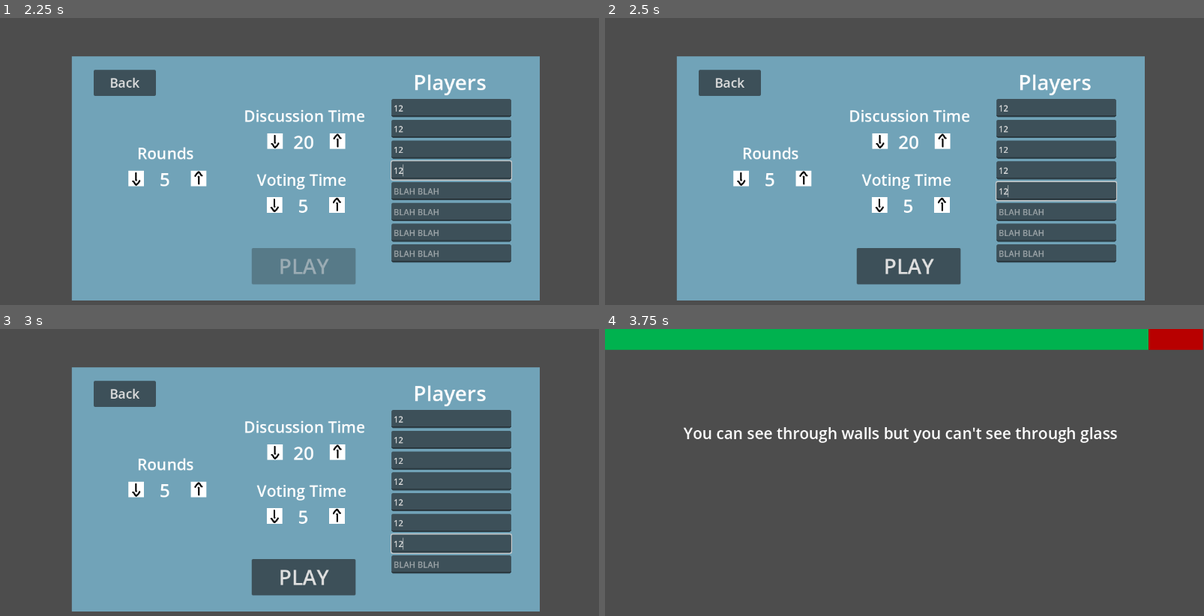
Above: before the commit, frames 1-4 (two rows, left to right).
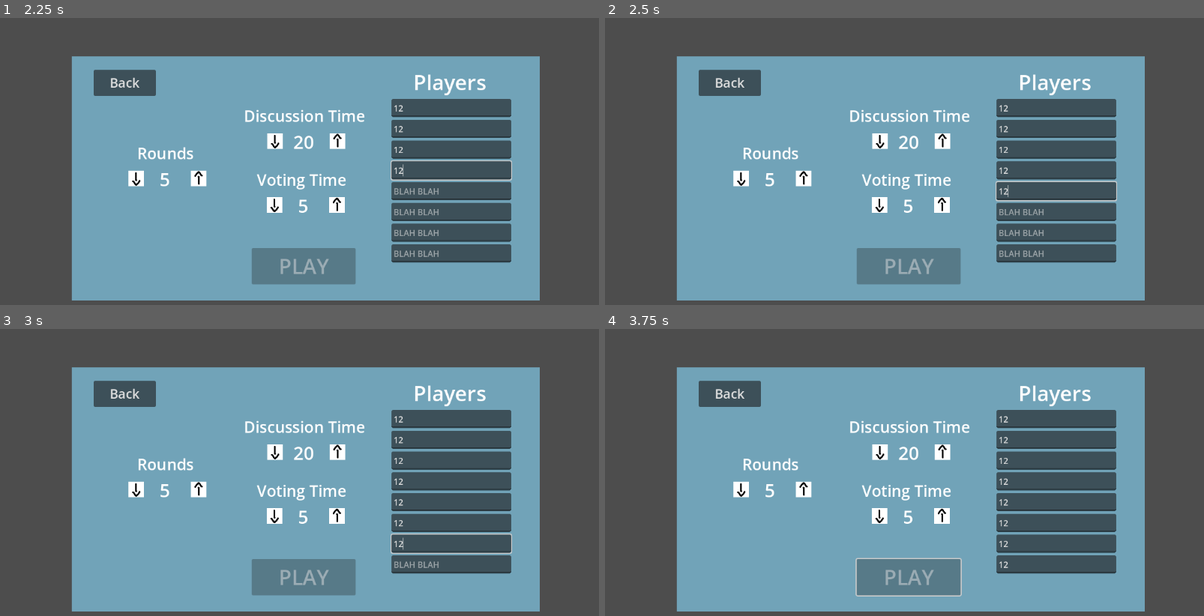
Above: after the commit, the same moments.

Repository: Beepered/WouldYouPressTheButton-Special
Game: Godot game, scene res://scenes/main_menu.tscn
Two runs of this game, one before a commit and one after it. Both use one fixed random seed, a clock stepped at 60 frames per second and the inputs below.
Inputs (mouse positions are in pixels of both pictures, inside the frame that each line leads up to):
- Up to frame 1 (2.25 s): click "Play" at 0.5 s; click (449, 106) at 1.27 s; type "12" at 1.35 s; click (449, 129) at 1.5 s; type "12" at 1.58 s; click (449, 150) at 1.73 s; type "12" at 1.82 s; click (449, 170) at 2.02 s; type "12" at 2.1 s
- Up to frame 2 (2.5 s): click (1054, 190) at 2.25 s; type "12" at 2.33 s; click (1054, 213) at 2.48 s
- Up to frame 3 (3 s): type "12" at 2.57 s; click (449, 544) at 2.77 s; type "12" at 2.85 s
- Up to frame 4 (3.75 s): click (1054, 564) at 3 s; type "12" at 3.08 s; click (910, 575) at 3.5 s, where only the run before the commit has a clickable "PLAY"

Frame 1 is identical in both runs. In frame 2, 2.1% of the frame differs, in the area x 42-60%, y 80-93%; in frame 3, 2.1%; in frame 4, 64%, in the area x 0-100%, y 0-99%.

Commit message:
checkNumPlayers() now checks if there are repeat names

Diff:
--- a/wouldyoupressthebutton-special/scripts/menu/main_menu.gd
+++ b/wouldyoupressthebutton-special/scripts/menu/main_menu.gd
@@ -39,7 +39,12 @@
 
 func checkNumPlayers(): # doesn't check if names are different if you want to do that
 	var count = 0
+	var nameList = []
 	for player_name in playerNames:
-		if(player_name.text != ""):
+		var name = player_name.text
+		if(name != ""):
+			if nameList.has(name):
+				return 0
 			count += 1
+		nameList.append(name)
 	return count
--- a/wouldyoupressthebutton-special/scripts/play/discussion.gd
+++ b/wouldyoupressthebutton-special/scripts/play/discussion.gd
@@ -62,6 +62,7 @@
 		5: # Second voting round
 			title.text = "Stage 4: Final Voting Round"
 			await start_voting_phase()
+			time = .0001
 		6: # Scoring and preparation for the next round
 			calculate_scores()
 			currentRound += 1
@@ -107,7 +108,6 @@
 	# Hide the voting button and stop the timer
 	voteButton.visible = false
 	timer.stop()
-	timer.emit_signal("timeout")
 	print("Voting phase complete. Total votes:", voteCount)
 
 func on_vote_button_pressed() -> void:
